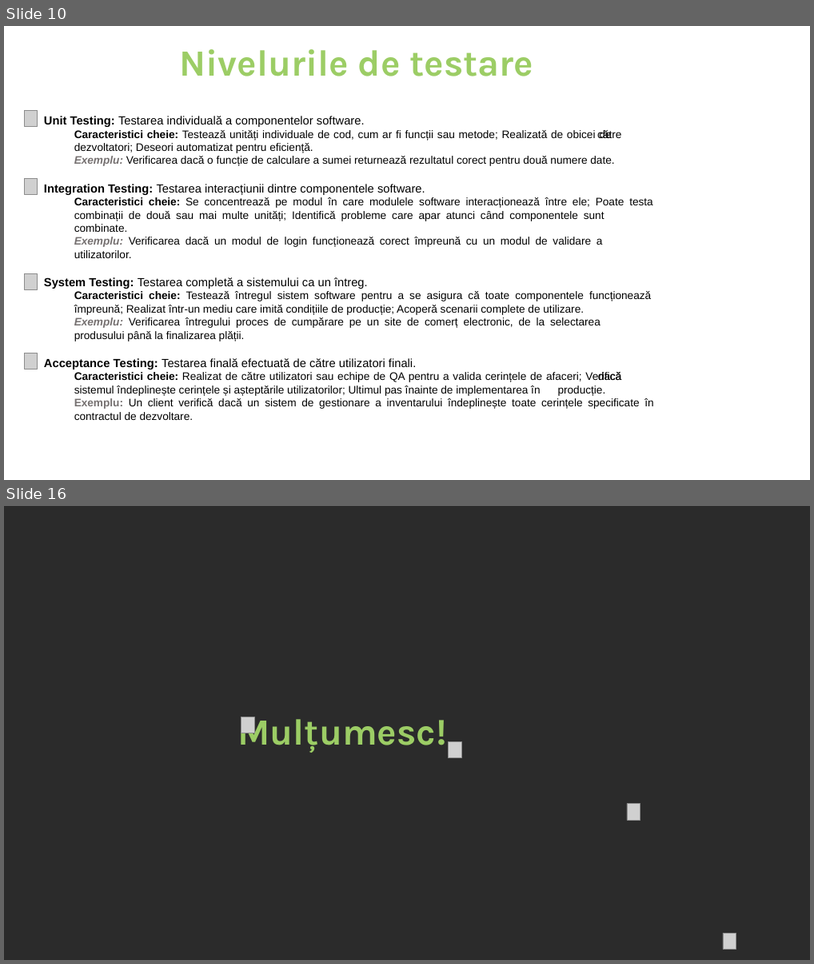
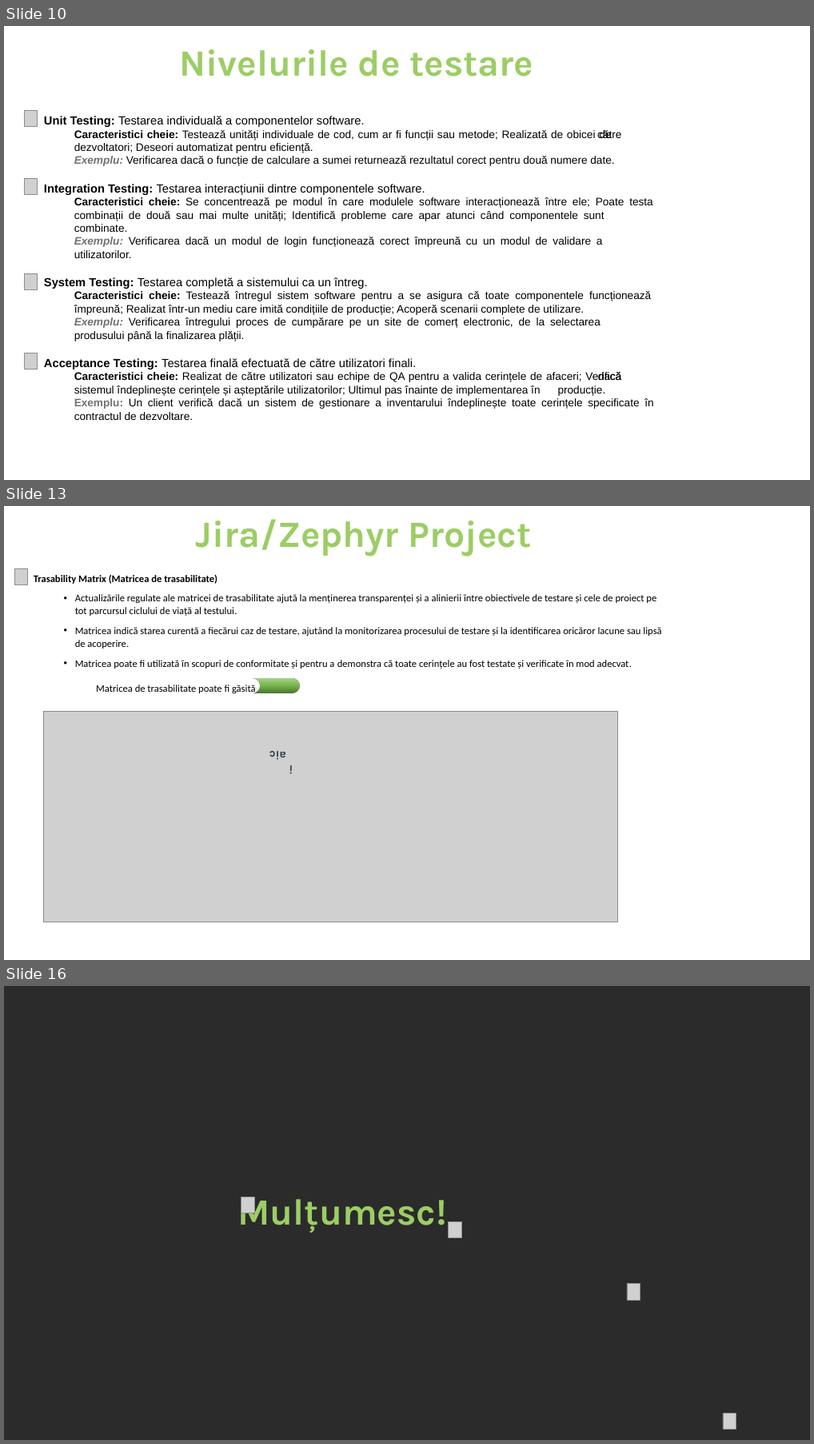
Before and after one commit to AlinT84/Testing-Project-for-Automation-Exercise-E-commerce-Website, a slide deck: Testing Project for Automation Exercise E-commerce Website.pptx. Shown one above the other, each under a label of ours: slides 10 and 16 before the commit, slides 10, 13 and 16 after it; the slides between them are not shown. The pictures are 814x964 and 814x1444 pixels, drawn with LibreOffice and Linux fonts; fonts in the diff are those of the drawing; grey boxes stand for pictures; background and template pictures are left out; a plain dark background stands for a picture behind light text. Boxes give left, top, right and bottom in pixels: in the first picture for what was removed or moved away, otherwise in the second. Text is boxed around its words. In the diff, an @@ line names an element or a change of style, - is before the commit and + after.

```diff
--- a/Testing Project for Automation Exercise E-commerce Website.pptx
+++ b/Testing Project for Automation Exercise E-commerce Website.pptx
@@ slide 13 added at [4, 506, 810, 960], background picture (left out) @@
@@ title added at [196, 519, 532, 556], 44 pt, text #9CCD65, bold @@
+Jira/Zephyr Project
@@ picture added at [14, 568, 27, 584] @@
@@ text added at [34, 575, 662, 693], 12 pt, text #000000 @@
+Trasability Matrix (Matricea de trasabilitate)
+  • Actualizările regulate ale matricei de trasabilitate ajută la menținerea transparenței și a alinierii între obiectivele de testare și cele de proiect pe tot parcursul ciclului de viață al testului.
+  • Matricea indică starea curentă a fiecărui caz de testare, ajutând la monitorizarea procesului de testare și la identificarea oricăror lacune sau lipsă de acoperire.
+  • Matricea poate fi utilizată în scopuri de conformitate și pentru a demonstra că toate cerințele au fost testate și verificate în mod adecvat.
+Matricea de trasabilitate poate fi găsită
@@ flow chart online storage added at [253, 679, 300, 693], fill gradient #4B7430 to #74B349 to #A9D18E, outline #70AD47 0.75 pt, 14 pt, text #333F50, bold @@
+aici
@@ picture added at [43, 711, 618, 922] @@
```
Also in this commit, not shown: 4 slides changed, 1 slide removed, 1 other file.
